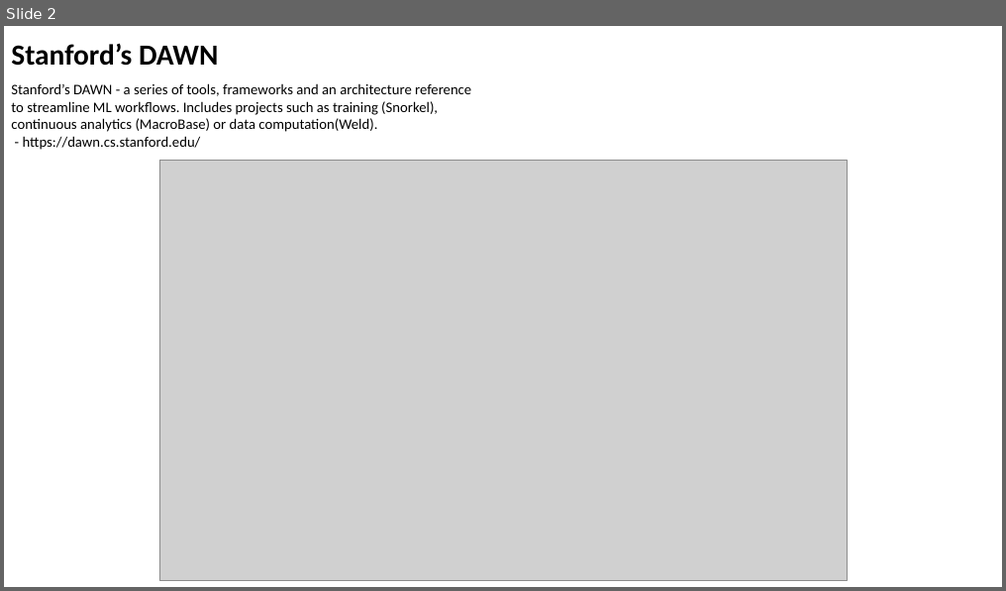
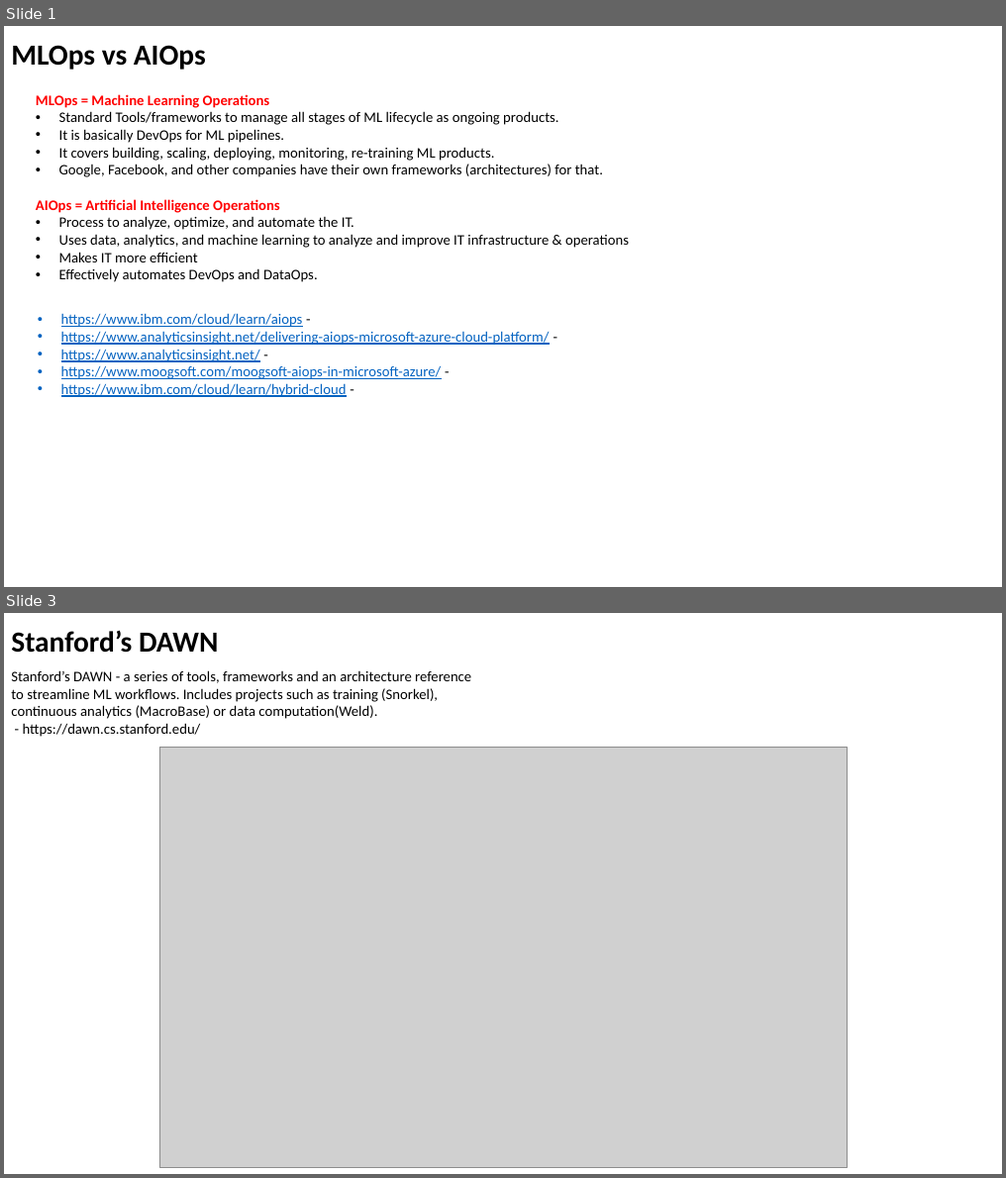
Before and after one commit to lselector/ml_ai_doc, a slide deck: MLOps_AIOps.pptx. Shown one above the other, each under a label of ours: slide 2 before the commit, slides 1 and 3 after it; the slides between them are not shown. The pictures are 1006x591 and 1006x1178 pixels, drawn with LibreOffice and Linux fonts; fonts in the diff are those of the drawing; grey boxes stand for pictures. Boxes give left, top, right and bottom in pixels: in the first picture for what was removed or moved away, otherwise in the second. Text is boxed around its words. In the diff, an @@ line names an element or a change of style, - is before the commit and + after.

```diff
--- a/MLOps_AIOps.pptx
+++ b/MLOps_AIOps.pptx
@@ slide 1 added at [4, 26, 1002, 587], background #FFFFFF @@
@@ text added at [11, 45, 206, 70], 28 pt, text #000000, bold @@
+MLOps vs AIOps
@@ text added at [36, 94, 629, 282], 14 pt, text #000000 @@
+MLOps = Machine Learning Operations
+• Standard Tools/frameworks to manage all stages of ML lifecycle as ongoing products.
+• It is basically DevOps for ML pipelines.
+• It covers building, scaling, deploying, monitoring, re-training ML products.
+• Google, Facebook, and other companies have their own frameworks (architectures) for that.
+AIOps = Artificial Intelligence Operations
+• Process to analyze, optimize, and automate the IT.
+• Uses data, analytics, and machine learning to analyze and improve IT infrastructure & operations
+• Makes IT more efficient
+• Effectively automates DevOps and DataOps.
@@ text added at [61, 313, 549, 397], 14 pt, text #0563C1, underline @@
+• https://www.ibm.com/cloud/learn/aiops -
+• https://www.analyticsinsight.net/delivering-aiops-microsoft-azure-cloud-platform/ -
+• https://www.analyticsinsight.net/ -
+• https://www.moogsoft.com/moogsoft-aiops-in-microsoft-azure/ -
+• https://www.ibm.com/cloud/learn/hybrid-cloud -
@@ what was slide 2 is now slide 3 @@
```
Also in this commit, not shown: 1 slide changed.
